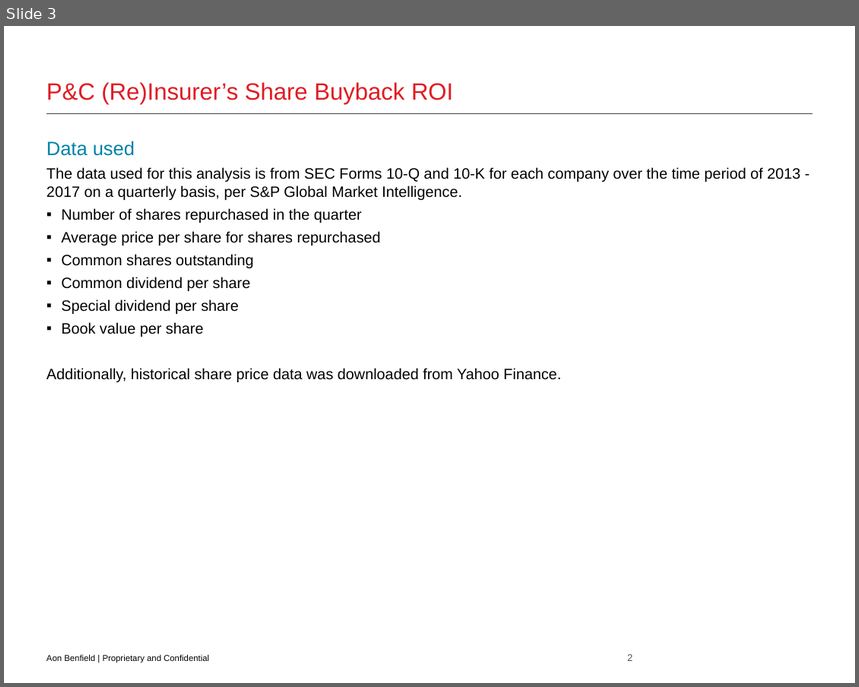
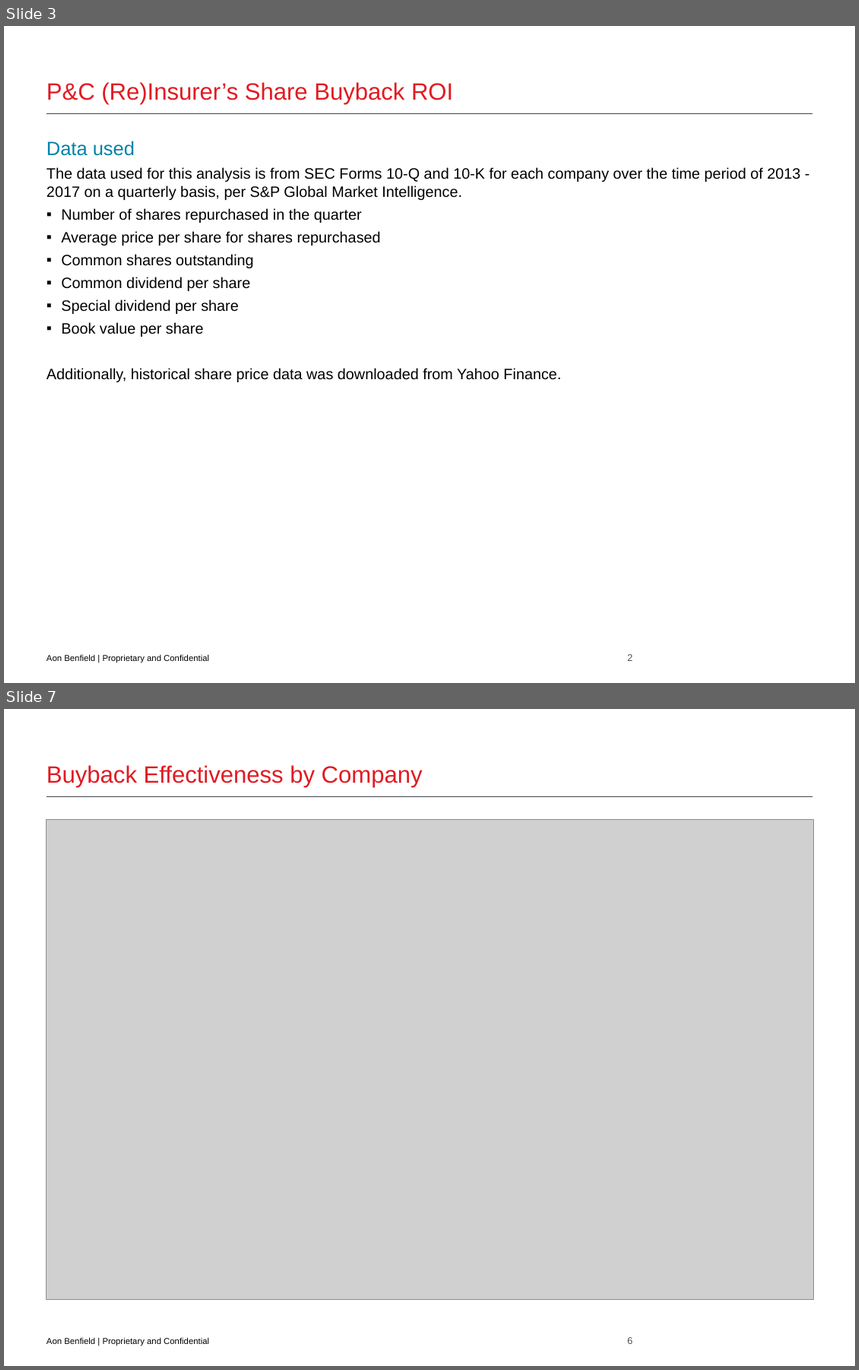
Before and after one commit to problemofpoints/buybackmath, a slide deck: share_buyback_roi2.pptx. Shown one above the other, each under a label of ours: slide 3 before the commit, slides 3 and 7 after it; the slides between them are not shown. The pictures are 859x687 and 859x1370 pixels, drawn with LibreOffice and Linux fonts; fonts in the diff are those of the drawing; grey boxes stand for pictures; background and template pictures are left out. Boxes give left, top, right and bottom in pixels: in the first picture for what was removed or moved away, otherwise in the second. Text is boxed around its words. In the diff, an @@ line names an element or a change of style, - is before the commit and + after.

```diff
--- a/share_buyback_roi2.pptx
+++ b/share_buyback_roi2.pptx
@@ slide 7 added at [4, 709, 855, 1366], background #FFFFFF; not listed: 3 template elements that a slide beside it also shows @@
@@ title added at [47, 765, 423, 788], 22 pt, text #E11B22 @@
+Buyback Effectiveness by Company
@@ picture added at [47, 820, 814, 1301] @@
```
Also in this commit, not shown: 1 slide changed, 2 other slides added, 1 slide removed, 1 other file.
